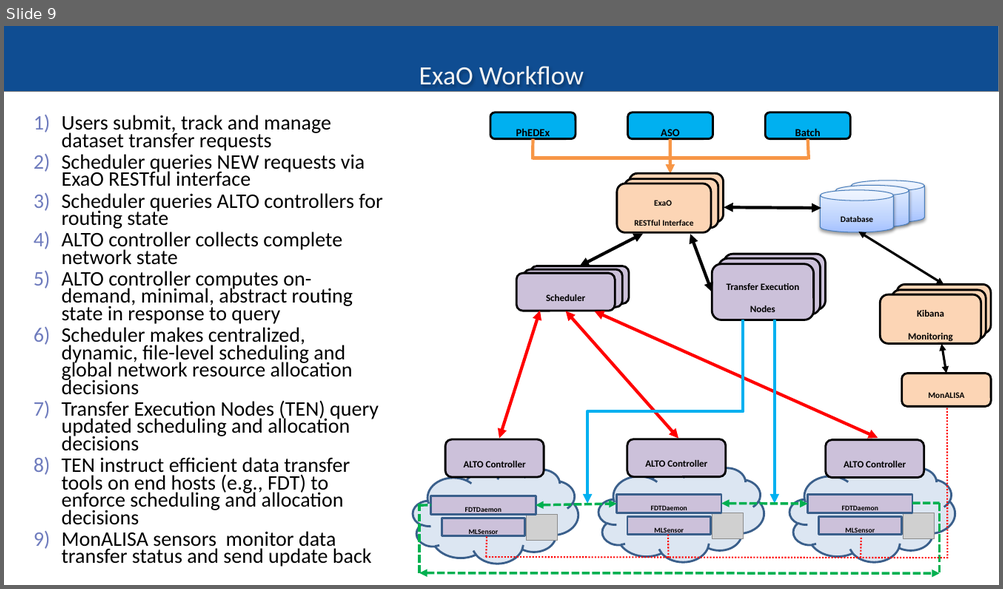
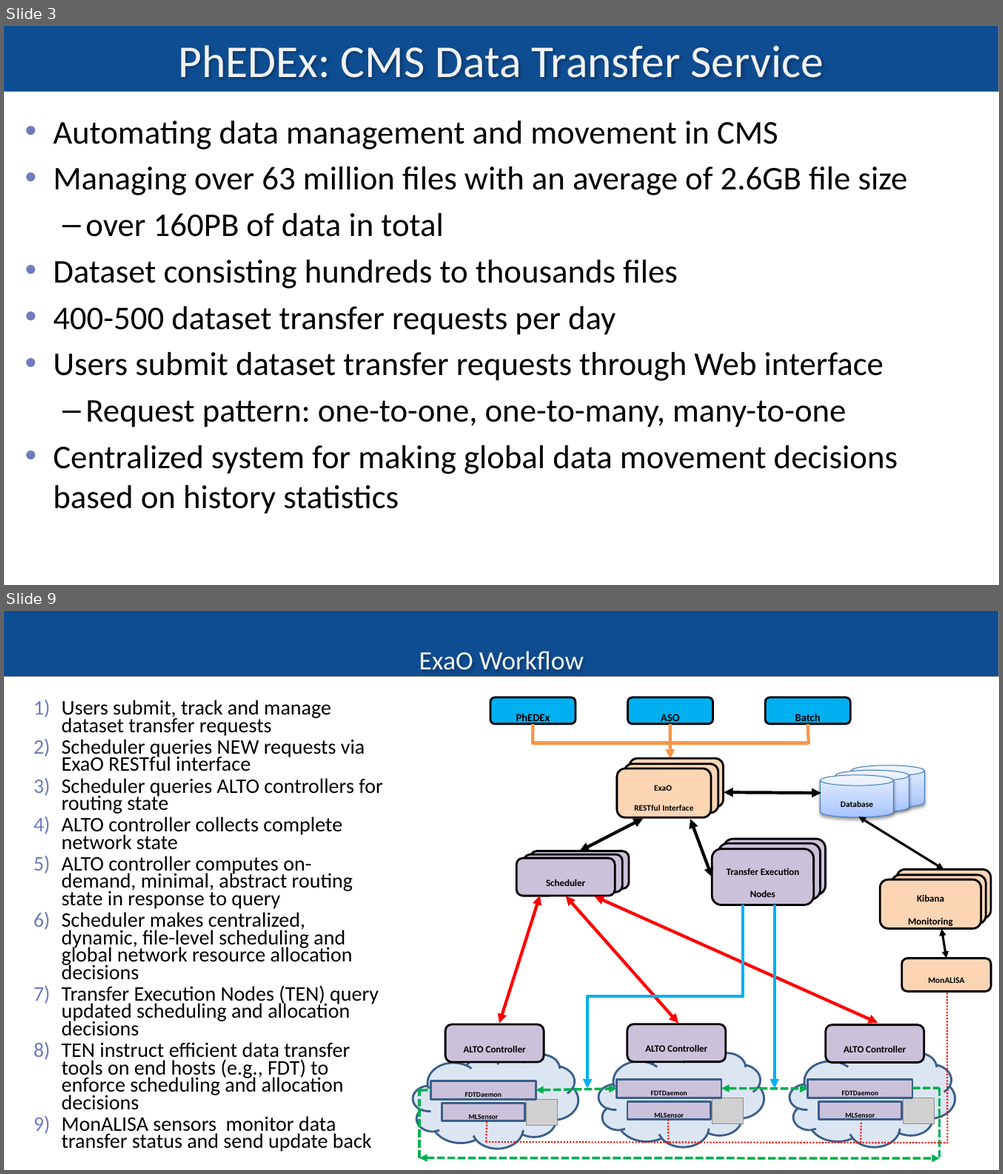
Before and after one commit to snlab/sc16, a slide deck: slides/cms-demo-v3.pptx. Shown one above the other, each under a label of ours: slide 9 before the commit, slides 3 and 9 after it; the slides between them are not shown. The pictures are 1003x589 and 1003x1174 pixels, drawn with LibreOffice and Linux fonts; fonts in the diff are those of the drawing; grey boxes stand for pictures. Boxes give left, top, right and bottom in pixels: in the first picture for what was removed or moved away, otherwise in the second. Text is boxed around its words. In the diff, an @@ line names an element or a change of style, - is before the commit and + after.

```diff
--- a/slides/cms-demo-v3.pptx
+++ b/slides/cms-demo-v3.pptx
@@ slide 3 added at (4, 26, 999, 585), background #FFFFFF; not listed: 1 template element that a slide beside it also shows @@
@@ title added at (179, 45, 823, 78), 44 pt, text #F3F3F3 @@
+PhEDEx: CMS Data Transfer Service
@@ text added at (53, 121, 908, 514), 32 pt, text #000000 @@
+• Automating data management and movement in CMS
+• Managing over 63 million files with an average of 2.6GB file size
+  – over 160PB of data in total
+• Dataset consisting hundreds to thousands files
+• 400-500 dataset transfer requests per day
+• Users submit dataset transfer requests through Web interface
+  – Request pattern: one-to-one, one-to-many, many-to-one
+• Centralized system for making global data movement decisions based on history statistics
```
Also in this commit, not shown: 6 slides changed, 4 other slides added, 1 slide removed, 2 other files.
